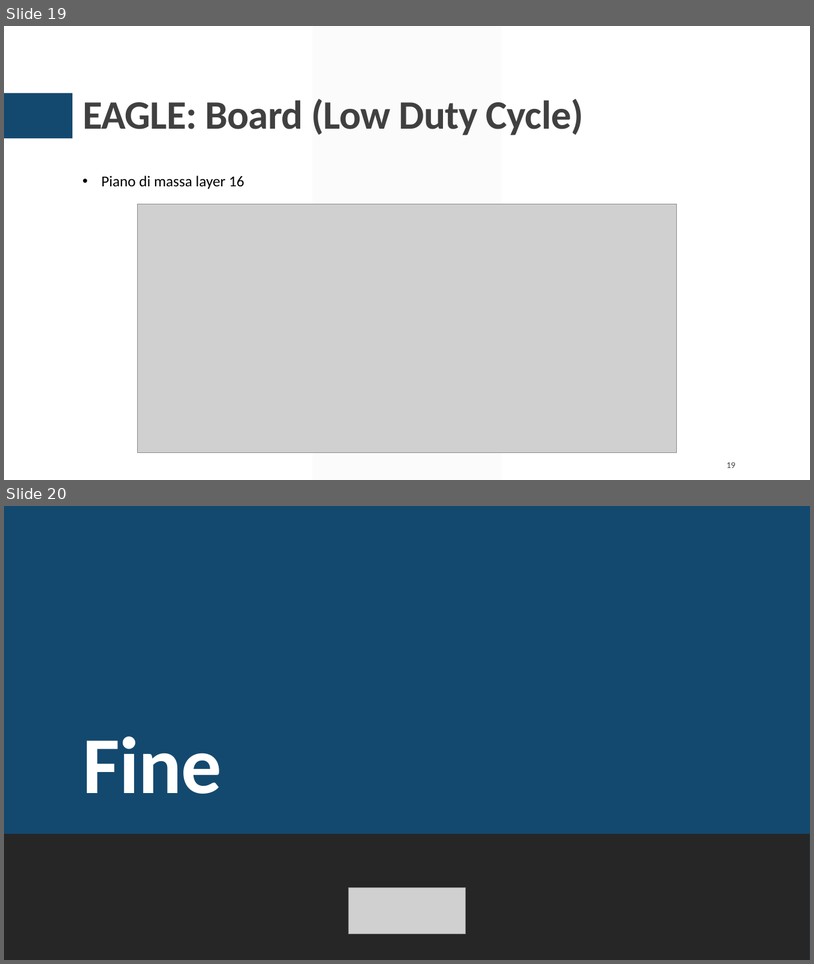
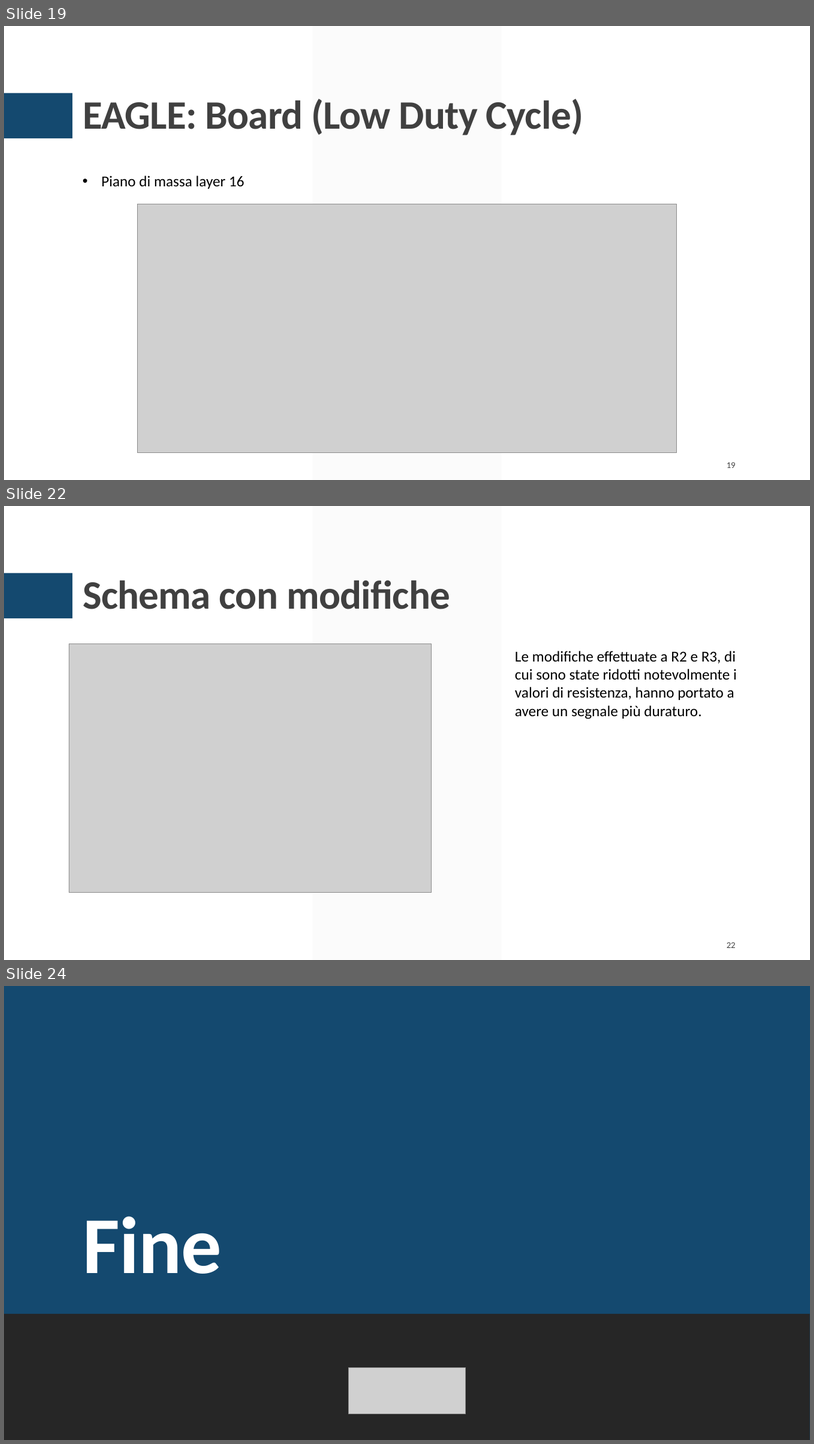
Before and after one commit to greco-salvatore/LTSpice, a slide deck: presentazione/presentazione.pptx. Shown one above the other, each under a label of ours: slides 19 and 20 before the commit, slides 19, 22 and 24 after it; the slides between them are not shown. The pictures are 814x964 and 814x1444 pixels, drawn with LibreOffice and Linux fonts; fonts in the diff are those of the drawing; grey boxes stand for pictures. Boxes give left, top, right and bottom in pixels: in the first picture for what was removed or moved away, otherwise in the second. Text is boxed around its words. In the diff, an @@ line names an element or a change of style, - is before the commit and + after.

```diff
--- a/presentazione/presentazione.pptx
+++ b/presentazione/presentazione.pptx
@@ slide 22 added at bbox=[4, 506, 810, 960], background #FFFFFF; not listed: 2 template elements that a slide beside it also shows @@
@@ title added at bbox=[83, 580, 450, 609], 48 pt, text #404040, bold @@
+Schema con modifiche
@@ picture added at bbox=[69, 644, 432, 892] @@
@@ text added at bbox=[515, 651, 737, 719], 18 pt, text #000000 @@
+Le modifiche effettuate a R2 e R3, di cui sono state ridotti notevolmente i valori di resistenza, hanno portato a avere un segnale più duraturo.
@@ page number added at bbox=[727, 942, 736, 948], 10.5 pt, text #404040 @@
+22
@@ what was slide 20 is now slide 24 @@
```
Also in this commit, not shown: 1 slide changed, 3 other slides added.
